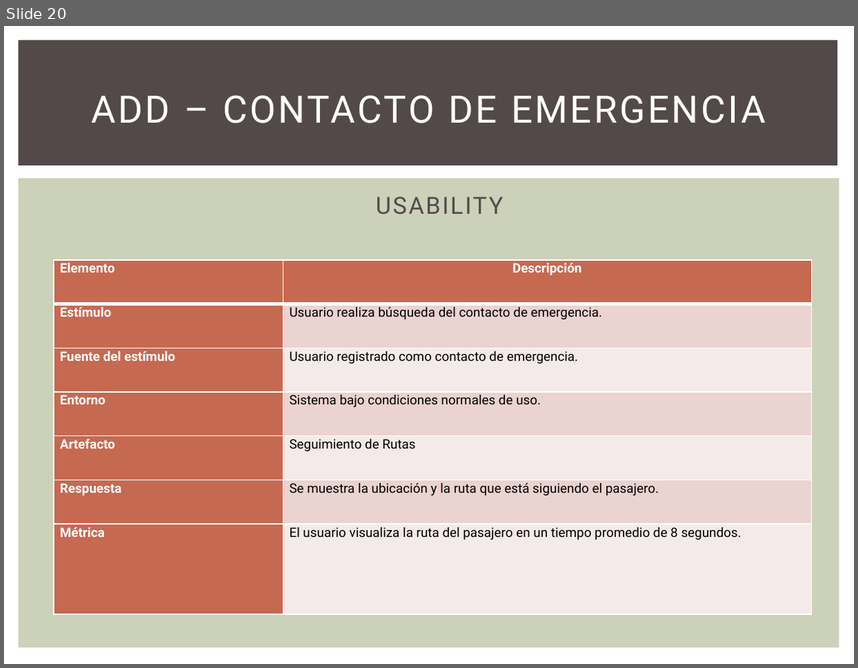
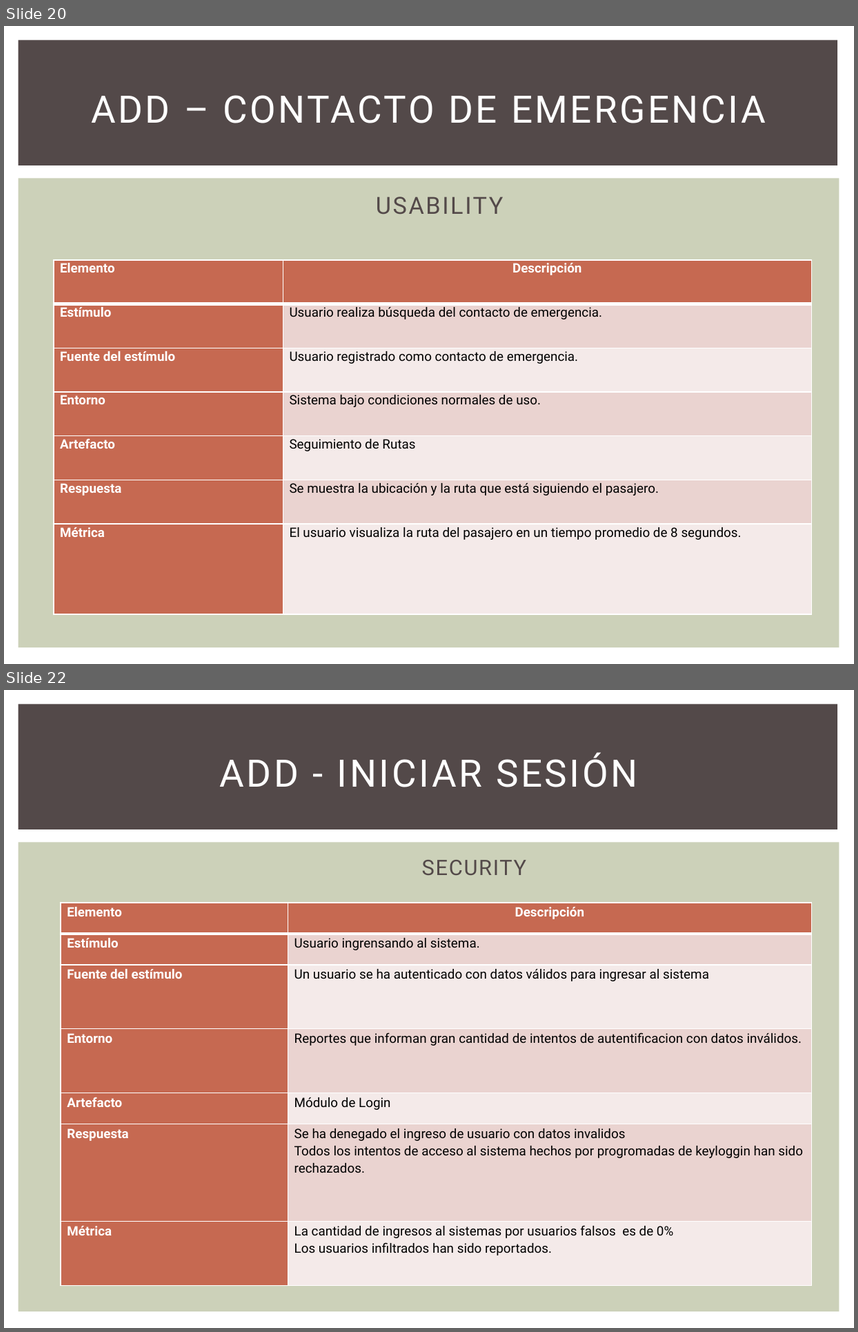
Before and after one commit to GesekCore/Arquitectura-de-Software-2015-01, a slide deck: TB-02 PPT.pptx. Shown one above the other, each under a label of ours: slide 20 before the commit, slides 20 and 22 after it; the slides between them are not shown. The pictures are 858x668 and 858x1332 pixels, drawn with LibreOffice and Linux fonts; fonts in the diff are those of the drawing. Boxes give left, top, right and bottom in pixels: in the first picture for what was removed or moved away, otherwise in the second. Text is boxed around its words. In the diff, an @@ line names an element or a change of style, - is before the commit and + after.

```diff
--- a/TB-02 PPT.pptx
+++ b/TB-02 PPT.pptx
@@ slide 22 added at (4,690,854,1328), background #FFFFFF; not listed: 2 template elements that a slide beside it also shows @@
@@ title added at (220,753,637,787), 32 pt, text #FFFFFF @@
+ADD - INICIAR SESIÓN
@@ text added at (422,860,526,875), 18 pt, text #534949 @@
+  SECURITY
@@ table added at (61,903,811,1285), 7 rows, 2 columns @@
+Elemento | Descripción
+Estímulo | Usuario ingrensando al sistema.
+Fuente del estímulo | Un usuario se ha autenticado con datos válidos para ingresar al sistema
+Entorno | Reportes que informan gran cantidad de intentos de autentificacion con datos inválidos.
+Artefacto | Módulo de Login
+Respuesta | Se ha denegado el ingreso de usuario con datos invalidos / Todos los intentos de acceso al sistema hechos por progromadas de keyloggin han sido rechazados.
+Métrica | La cantidad de ingresos al sistemas por usuarios falsos es de 0% / Los usuarios infiltrados han sido reportados.
```
Also in this commit, not shown: 3 slides changed, 1 other slide added.
